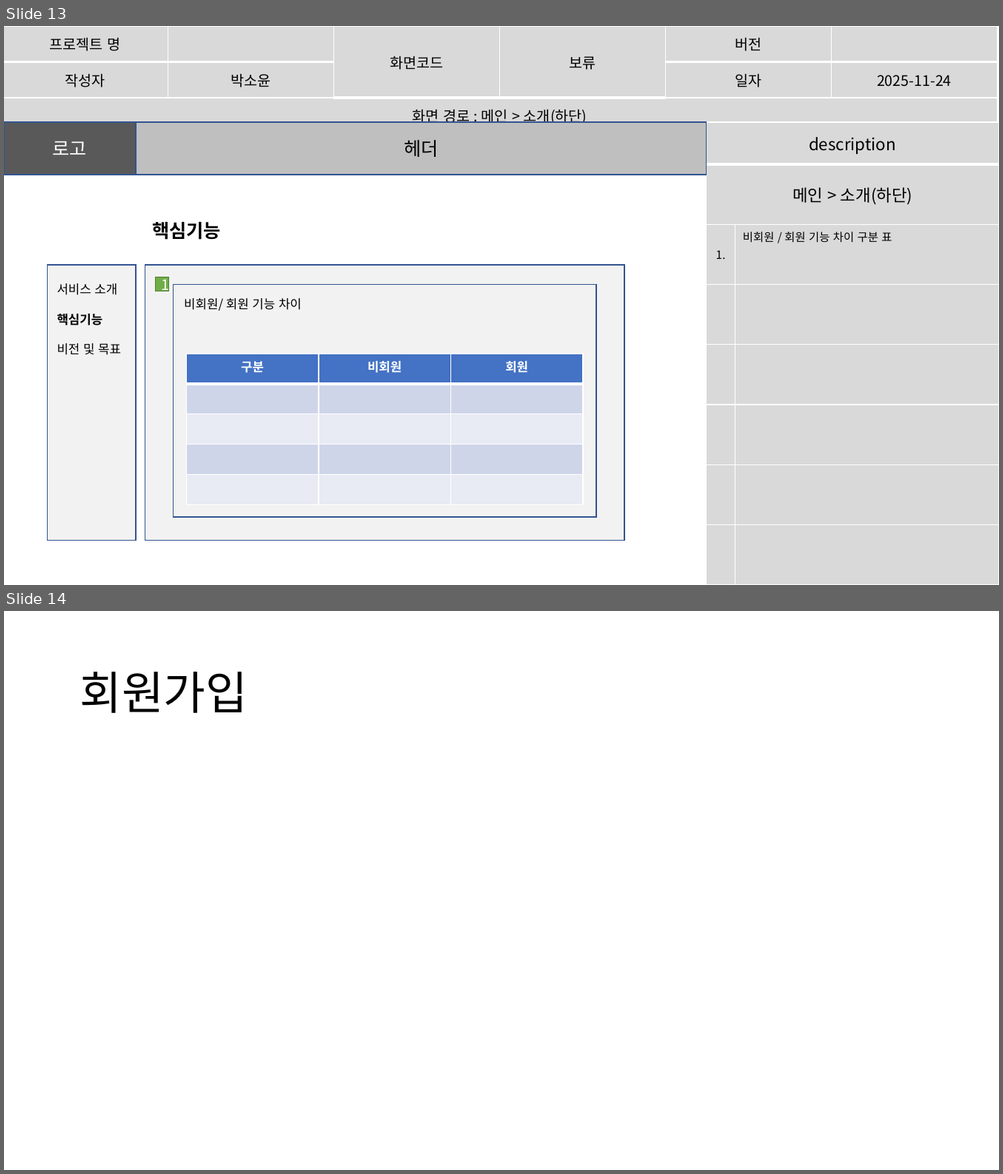
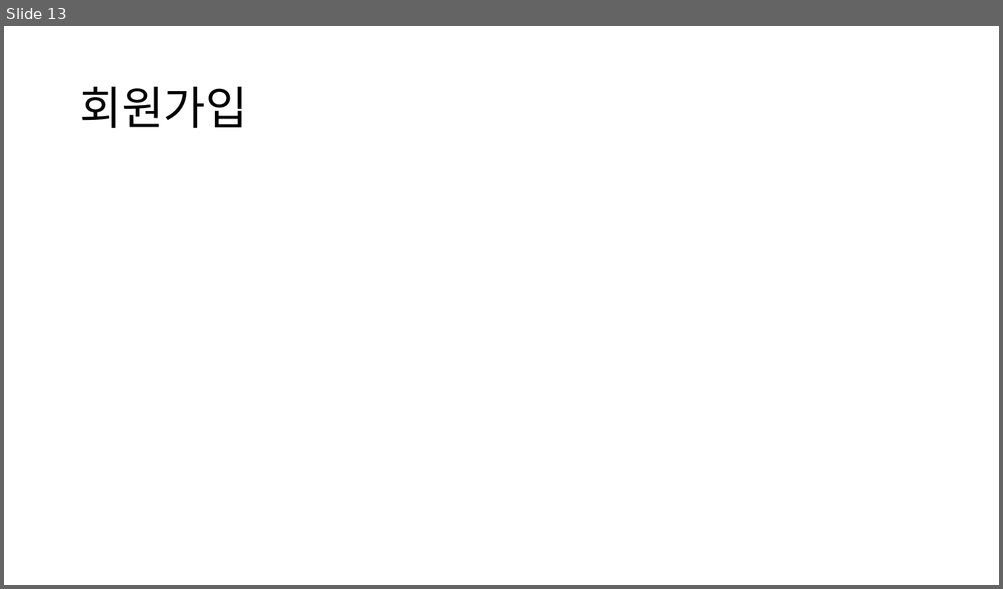
Before and after one commit to imyongchan/source, a slide deck: 종합기획/종합/스토리보드_종합중.pptx. Shown one above the other, each under a label of ours: slides 13 and 14 before the commit, slide 13 after it. The pictures are 1003x1174 and 1003x589 pixels, drawn with LibreOffice and Linux fonts; fonts in the diff are those of the drawing. Boxes give left, top, right and bottom in pixels: in the first picture for what was removed or moved away, otherwise in the second. Text is boxed around its words. In the diff, an @@ line names an element or a change of style, - is before the commit and + after.

```diff
--- a/종합기획/종합/스토리보드_종합중.pptx
+++ b/종합기획/종합/스토리보드_종합중.pptx
@@ slide 13 removed at (4, 26, 999, 585), background #FFFFFF @@
@@ table removed at (4, 26, 996, 126), 3 rows, 6 columns @@
-프로젝트 명 |  | 화면코드 | 보류 | 버전 | 
-작성자 | 박소윤 |  |  | 일자 | 2025-11-24
-화면 경로 : 메인 > 소개(하단) |  |  |  |  | 
@@ rectangle removed at (4, 122, 136, 175) @@
-로고
@@ rectangle removed at (136, 122, 706, 175) @@
-헤더
@@ table removed at (706, 122, 999, 585), 8 rows, 2 columns @@
-description | 
-메인 > 소개(하단) | 
-1. | 비회원 / 회원 기능 차이 구분 표
- | 
- | 
- | 
- | 
- | 
@@ text removed at (152, 222, 221, 240) @@
-핵심기능
@@ rectangle removed at (47, 265, 135, 541) @@
@@ rectangle removed at (145, 265, 625, 541) @@
@@ text removed at (57, 284, 121, 355) @@
-서비스 소개
-핵심기능
-비전 및 목표
@@ rectangle removed at (156, 278, 169, 292) @@
-1
@@ rectangle removed at (173, 284, 597, 517) @@
-비회원/ 회원 기능 차이
@@ table removed at (186, 355, 582, 506), 5 rows, 3 columns @@
-구분 | 비회원 | 회원
- |  | 
- |  | 
- |  | 
- |  | 
@@ what was slide 14 is now slide 13 @@
```
Also in this commit, not shown: 26 slides changed.
